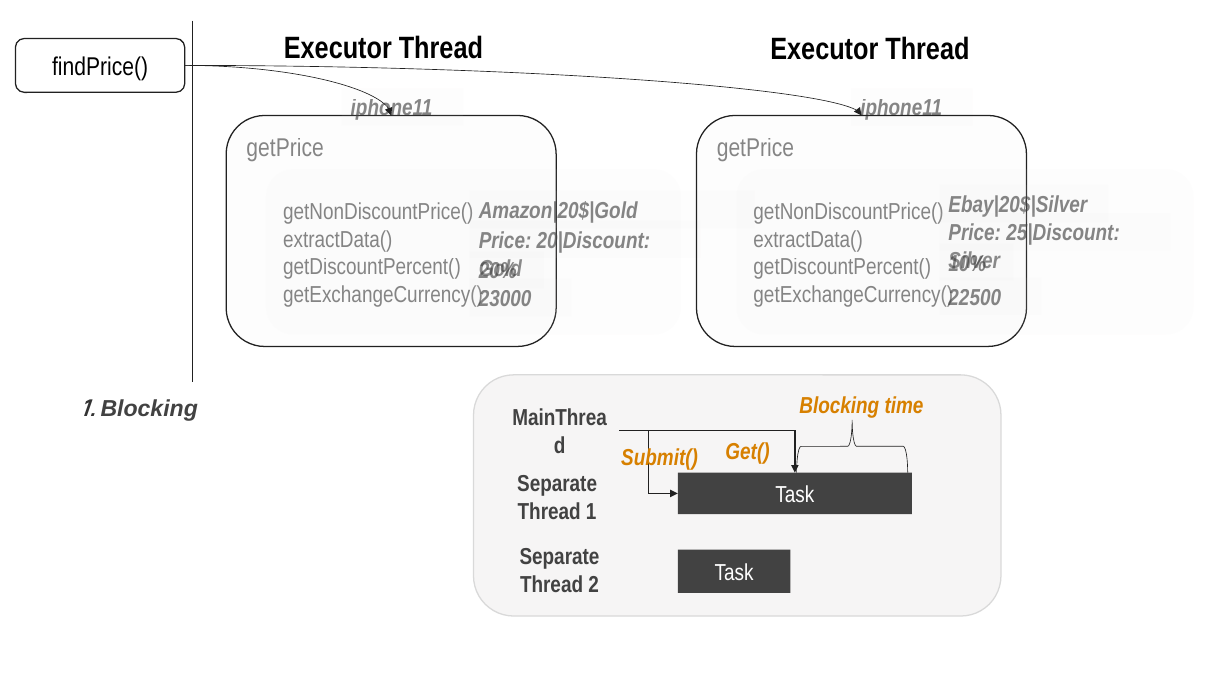
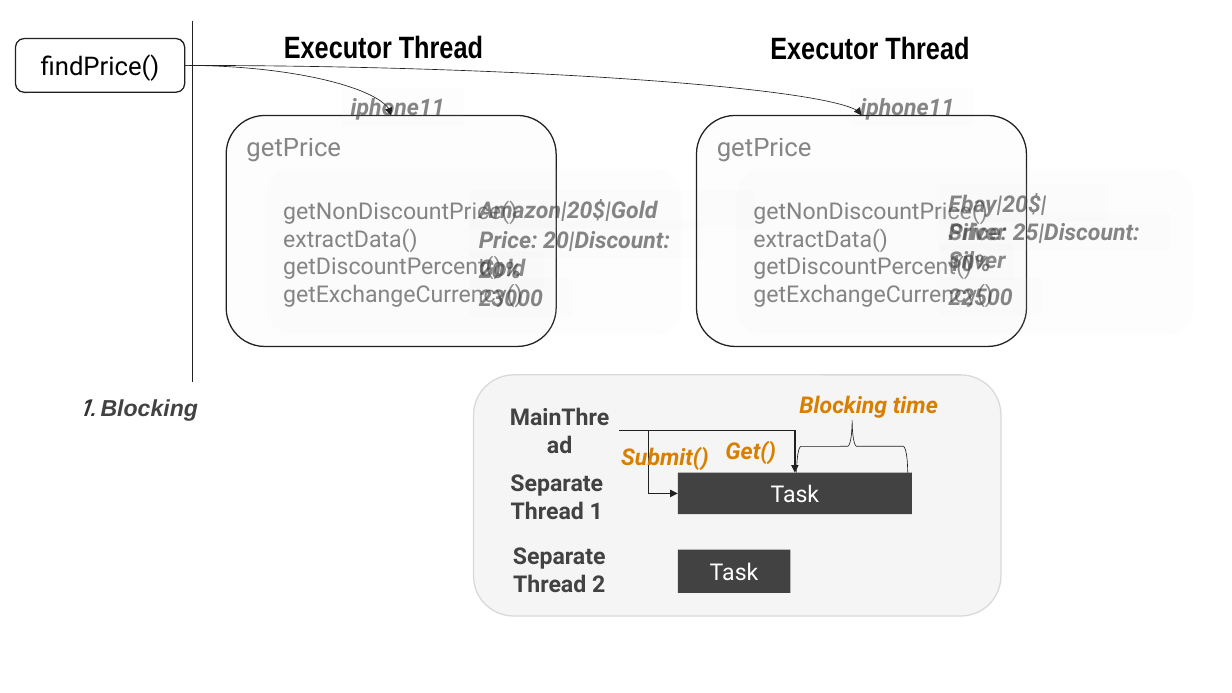
Before and after one commit to DevDay2019-AxonActive/DevDay2019---Advanced-Java, a slide deck: slide 11 of presentations/java_future.pptx. Drawn at 1232x693 pixels with LibreOffice and Linux fonts; fonts in the diff are those of the drawing; background and template pictures are left out. Boxes give left, top, right and bottom in pixels: in the first picture for what was removed or moved away, otherwise in the second. Text is boxed around its words. In the diff, an @@ line names an element or a change of style, - is before the commit and + after.

```diff
--- a/presentations/java_future.pptx
+++ b/presentations/java_future.pptx
@@ font Arial Narrow to Roboto in 23 elements at [226, 116, 556, 347], [16, 39, 185, 92], [351, 95, 445, 120], [860, 98, 954, 120], [283, 201, 522, 307], [479, 197, 658, 223], [470, 221, 701, 258], [470, 251, 543, 288], [479, 285, 543, 307], [697, 116, 1027, 347], [753, 198, 992, 307], [948, 191, 1046, 240], [948, 220, 1140, 273], [948, 284, 1012, 307], [510, 474, 603, 519], [678, 473, 912, 515], [500, 408, 619, 454], [513, 547, 606, 592], [678, 550, 791, 593], [621, 444, 708, 470], [725, 441, 776, 464], [799, 395, 938, 418], [940, 243, 1014, 280] @@
@@ rectangle "10%": place and size @@
-rectangle "10%" at [948, 252, 986, 276]
+rectangle "10%" at [940, 243, 1014, 280]
```
Also in this commit, not shown: 17 other slides changed.
